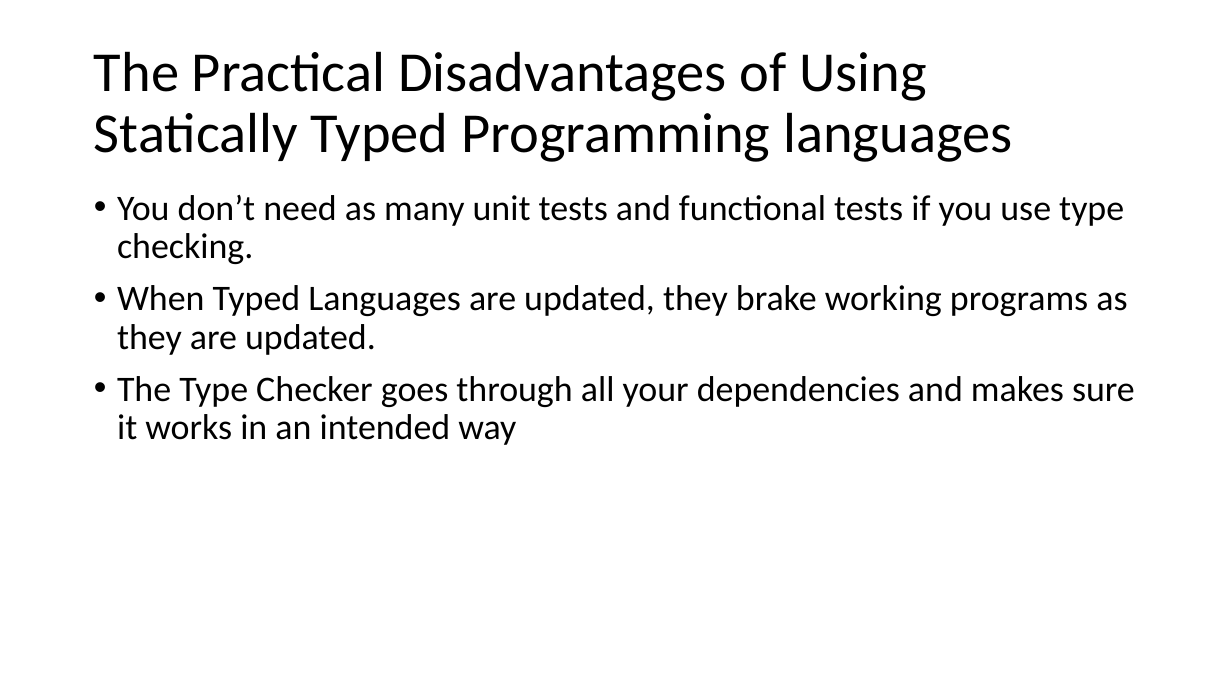
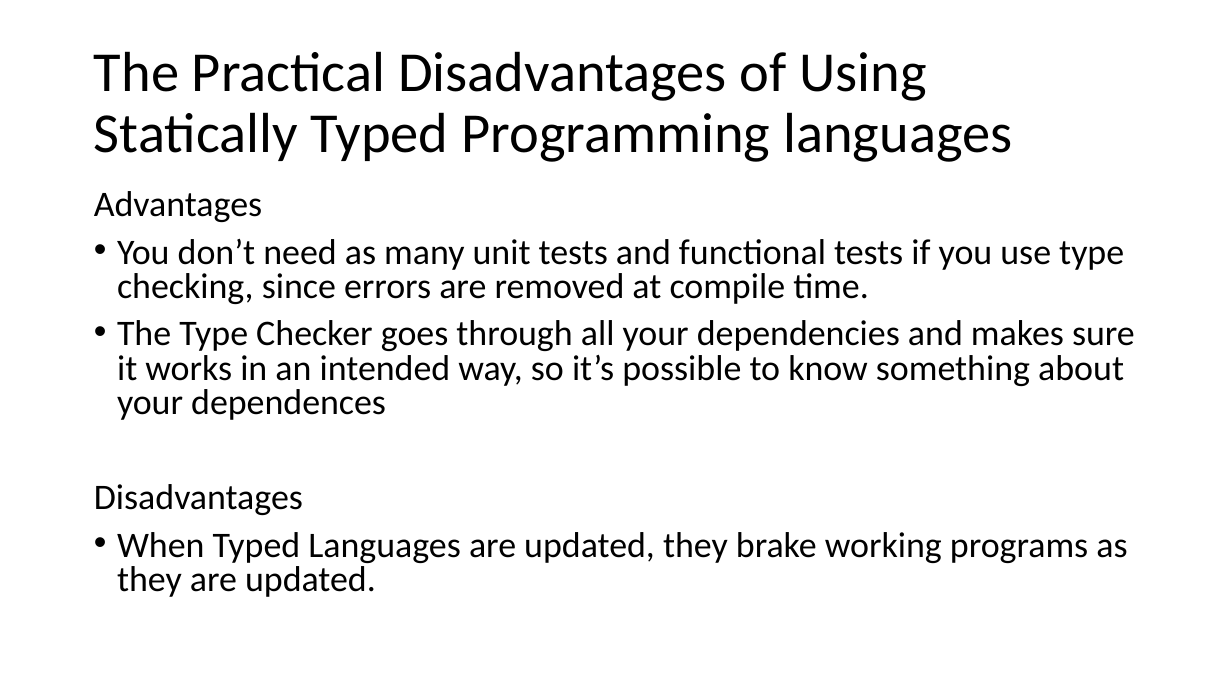
Before and after one commit to seanwestfall/algorithm_w_presentation, a slide deck: slide 10 of Presentation1.pptx (slide 8 before the commit). Drawn at 1232x693 pixels with LibreOffice and Linux fonts; fonts in the diff are those of the drawing. Boxes give left, top, right and bottom in pixels: in the first picture for what was removed or moved away, otherwise in the second. Text is boxed around its words. In the diff, an @@ line names an element or a change of style, - is before the commit and + after.

Commit message:
Update Presentation

```diff
--- a/Presentation1.pptx
+++ b/Presentation1.pptx
@@ text at (94,191,1135,515): text changed @@
-• You don’t need as many unit tests and functional tests if you use type checking.
+Advantages
+• You don’t need as many unit tests and functional tests if you use type checking, since errors are removed at compile time.
+• The Type Checker goes through all your dependencies and makes sure it works in an intended way, so it’s possible to know something about your dependences
+Disadvantages
@@ text at (117,376,1135,445): paragraph removed @@
-• The Type Checker goes through all your dependencies and makes sure it works in an intended way
@@ text at (117,532,1127,597): line spacing 0.9 to 0.8 @@
```
Also in this commit, not shown: 4 other slides changed, 2 slides added, 3 other files.
